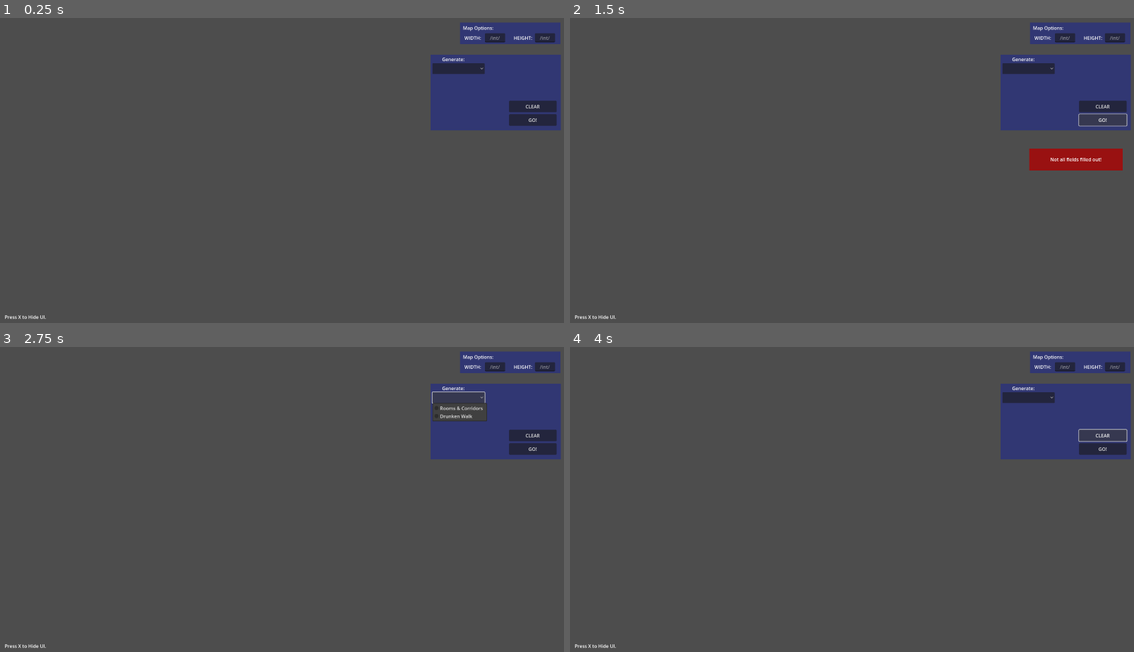
Above: before the commit, frames 1-4 (two rows, left to right).
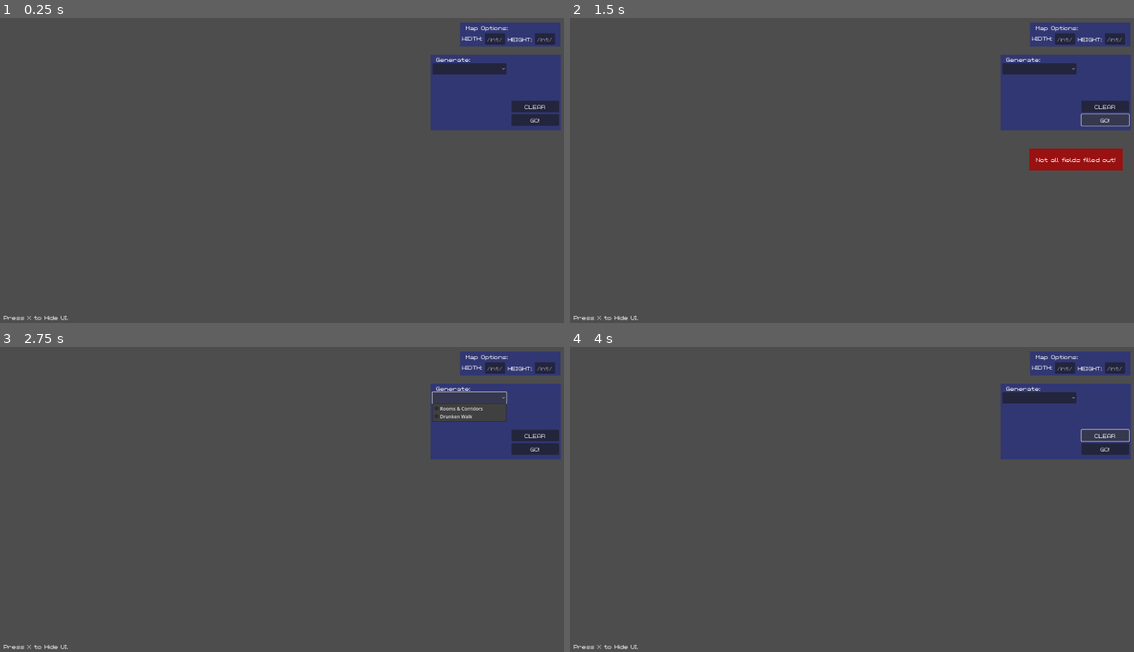
Above: after the commit, the same moments.

Repository: JPGFG/proc-gen
Game: Godot game, scene res://assets/scenes/game_map.tscn
The game is run twice, just before and just after one commit, with the same random seed, the same clock (stepped at 60 frames per second) and the same inputs.
Inputs (mouse positions are in pixels of both pictures, inside the frame that each line leads up to; where the layout moved, square brackets give the same spot in the first picture):
- Up to frame 1 (0.25 s): no input
- Up to frame 2 (1.5 s): click "GO!" at 0.5 s; click "GO!" at 1.25 s
- Up to frame 3 (2.75 s): click (468, 398) [456, 398] at 2 s
- Up to frame 4 (4 s): tap X at 2.75 s; move the mouse to (976, 478) at 2.77 s; hold D (move_right) 2.78-3.5 s; hold Q (zoom_in) 2.78-3.5 s; click (976, 478) at 2.92 s; click "CLEAR" at 3.5 s

The runs differ from the first frame. In frame 1, 0.8% of the frame differs, in the area x 0-100%, y 2-100%; in frame 2, 0.9%; in frame 3, 1.1%; in frame 4, 0.8%.

Commit message:
stylized theme

Diff:
--- a/assets/scenes/game_map.tscn
+++ b/assets/scenes/game_map.tscn
@@ -1,6 +1,7 @@
-[gd_scene load_steps=7 format=3 uid="uid://5blpnymuiwi0"]
+[gd_scene load_steps=8 format=3 uid="uid://5blpnymuiwi0"]
 
 [ext_resource type="Texture2D" uid="uid://260tvsr7rcbn" path="res://assets/art/wall-tile-aseprite-spritesheet.png" id="2_bdhei"]
+[ext_resource type="Theme" uid="uid://2x31sgdretky" path="res://assets/styles/style_theme.tres" id="2_pupd3"]
 [ext_resource type="PackedScene" uid="uid://bjoiwa2wyss7w" path="res://assets/scenes/ui_overlay.tscn" id="2_ug7s2"]
 [ext_resource type="Script" uid="uid://dfqkh73h463t" path="res://scripts/handlers/FreeCamera.gd" id="3_bdhei"]
 
@@ -19,9 +20,10 @@
 
 [node name="Game" type="Node2D"]
 
-[node name="CanvasLayer" type="CanvasLayer" parent="."]
+[node name="UIlayer" type="CanvasLayer" parent="."]
 
-[node name="UIOverlay" parent="CanvasLayer" node_paths=PackedStringArray("tileMap") instance=ExtResource("2_ug7s2")]
+[node name="UIOverlay" parent="UIlayer" node_paths=PackedStringArray("tileMap") instance=ExtResource("2_ug7s2")]
+theme = ExtResource("2_pupd3")
 tileMap = NodePath("../../TileMapLayer")
 
 [node name="TileMapLayer" type="TileMapLayer" parent="."]
--- a/assets/scenes/ui_overlay.tscn
+++ b/assets/scenes/ui_overlay.tscn
@@ -1,5 +1,6 @@
-[gd_scene load_steps=5 format=3 uid="uid://bjoiwa2wyss7w"]
+[gd_scene load_steps=6 format=3 uid="uid://bjoiwa2wyss7w"]
 
+[ext_resource type="Theme" uid="uid://2x31sgdretky" path="res://assets/styles/style_theme.tres" id="1_q2qf7"]
 [ext_resource type="Script" uid="uid://bhds28eug7fxt" path="res://scripts/handlers/GenerationHandler.gd" id="1_ujye4"]
 
 [sub_resource type="StyleBoxFlat" id="StyleBoxFlat_lxp2v"]
@@ -18,6 +19,7 @@
 anchor_bottom = 1.0
 grow_horizontal = 2
 grow_vertical = 2
+theme = ExtResource("1_q2qf7")
 script = ExtResource("1_ujye4")
 
 [node name="GenerationPanel" type="Panel" parent="."]
@@ -58,25 +60,25 @@
 
 [node name="GenerateButton" type="Button" parent="GenerationPanel"]
 layout_mode = 0
-offset_left = 267.0
+offset_left = 275.0
 offset_top = 203.0
-offset_right = 429.0
+offset_right = 437.0
 offset_bottom = 242.0
 text = "GO!"
 
 [node name="ClearEntriesButton" type="Button" parent="GenerationPanel"]
 layout_mode = 0
-offset_left = 267.0
+offset_left = 275.0
 offset_top = 157.0
-offset_right = 429.0
+offset_right = 437.0
 offset_bottom = 196.0
 text = "CLEAR"
 
 [node name="PanelContainer" type="PanelContainer" parent="GenerationPanel"]
 layout_mode = 0
-offset_left = 10.0
+offset_left = 6.0
 offset_top = 72.0
-offset_right = 251.0
+offset_right = 264.0
 offset_bottom = 190.0
 theme_override_styles/panel = SubResource("StyleBoxFlat_r1i68")
 
@@ -93,7 +95,7 @@
 offset_left = -354.0
 offset_top = -484.0
 offset_right = -12.0
-offset_bottom = -410.0
+offset_bottom = -402.0
 grow_horizontal = 0
 grow_vertical = 2
 theme_override_styles/panel = SubResource("StyleBoxFlat_lxp2v")
@@ -101,8 +103,8 @@
 [node name="RTL_TITLE" type="RichTextLabel" parent="MapOptionsPanel"]
 layout_mode = 0
 offset_left = 8.0
-offset_top = 5.0
-offset_right = 116.0
+offset_top = 2.0
+offset_right = 177.0
 offset_bottom = 32.0
 text = "Map Options:"
 horizontal_alignment = 1
@@ -110,10 +112,10 @@
 
 [node name="RTL_MWIDTH" type="RichTextLabel" parent="MapOptionsPanel"]
 layout_mode = 0
-offset_left = 7.0
+offset_left = 1.0
 offset_top = 38.0
 offset_right = 82.0
-offset_bottom = 67.0
+offset_bottom = 69.0
 text = "WIDTH:"
 horizontal_alignment = 1
 vertical_alignment = 1
@@ -129,10 +131,10 @@
 
 [node name="RTL_MHEIGHT" type="RichTextLabel" parent="MapOptionsPanel"]
 layout_mode = 0
-offset_left = 177.0
+offset_left = 159.0
 offset_top = 38.0
 offset_right = 252.0
-offset_bottom = 67.0
+offset_bottom = 75.0
 text = "HEIGHT:"
 horizontal_alignment = 1
 vertical_alignment = 1
@@ -152,7 +154,7 @@
 anchor_top = 1.0
 anchor_bottom = 1.0
 offset_top = -40.0
-offset_right = 174.0
+offset_right = 248.0
 grow_vertical = 0
 text = "Press X to Hide UI."
 horizontal_alignment = 1
--- /dev/null
+++ b/assets/styles/style_theme.tres
@@ -0,0 +1,9 @@
+[gd_resource type="Theme" load_steps=2 format=3 uid="uid://2x31sgdretky"]
+
+[ext_resource type="FontFile" uid="uid://jpnjoj46dxw4" path="res://assets/fonts/aurora_24/aurora-24.ttf" id="1_jrumv"]
+
+[resource]
+Button/fonts/font = ExtResource("1_jrumv")
+LineEdit/fonts/font = ExtResource("1_jrumv")
+OptionButton/fonts/font = ExtResource("1_jrumv")
+RichTextLabel/fonts/normal_font = ExtResource("1_jrumv")
--- a/scripts/handlers/GenerationHandler.gd
+++ b/scripts/handlers/GenerationHandler.gd
@@ -22,6 +22,10 @@
 
 var floor_atlas := Vector2(0, 0)
 var wall_atlas := Vector2(1, 0)
+
+#TODO implement x to toggle UI
+func _unhandled_input(event):
+	pass
 
 func _on_d_generator_button_item_selected(index):
 	match index:
@@ -84,11 +88,13 @@
 
 func _on_generate_button_pressed():
 	var valid: bool = true
-	if (i_MAPHEIGHT_FIELD.text == "" or i_MAPWIDTH_FIELD.text == "" or int(i_MAPWIDTH_FIELD.text) is not int):
+	if (i_MAPHEIGHT_FIELD.text == "" or i_MAPWIDTH_FIELD.text == ""):
 		valid = false
 	for option in inputOptionArray:
 		if option.inputField.text == "": valid = false
-	if valid: generate()
+	if valid:
+		generate()
+		return
 	showWarning("Not all fields filled out!")
 	return
 
Binary file added: assets/fonts/aurora_24/aurora-24.ttf
Not shown, added: assets/fonts/aurora_24/aurora-24.ttf.import
Not shown, added: assets/fonts/aurora_24/license.txt
Not shown, added: assets/fonts/aurora_24/readme.txt
